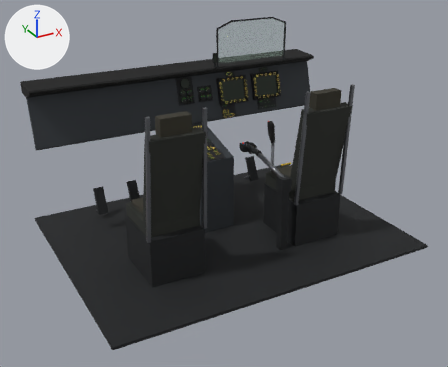
The Blender file assets-src/blend/cockpit_uh60.blend, before and after one commit.
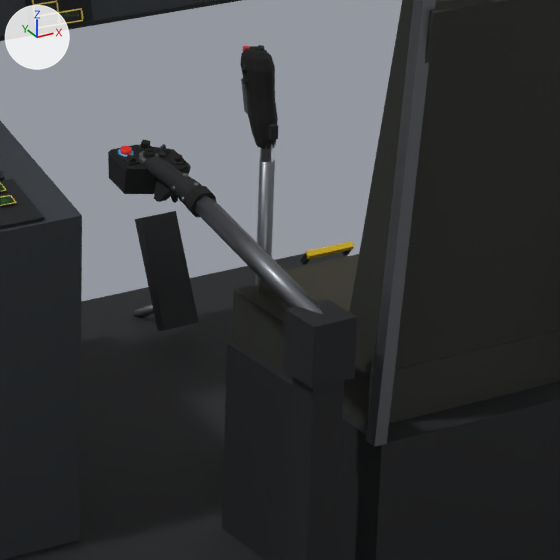
There are two pictures of each version: one whole from a camera (50 mm lens) standing at (-2.375, -3.276, 0.878) and looking at (-0.547, 0.047, -0.783), one close up on the part from 48% to 75% of the width and 30% to 63% of the height. Arrows for +X, +Y and +Z are at upper left; the lights stay in place. The older version's two pictures come first.

The first close-up shows 'cushion_94', 'dark.104', 'dark.107', 'dark.109', 'dark.111', 'dark.112', 'metal_98', 'panel_grey.001', 'seat_93', 'seat_95', 'stick_rubber', 'throttle_arm' and 31 more.
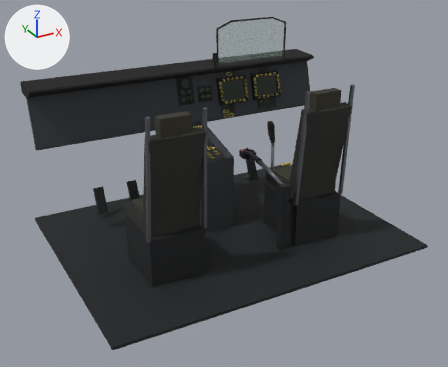
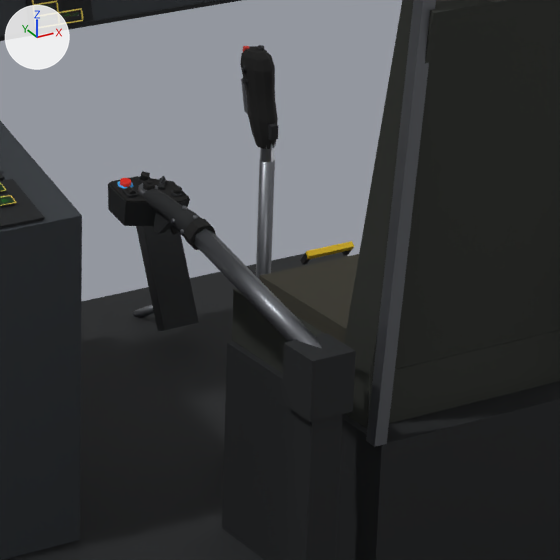
ob_throttle is not drawn itself; it is the parent of ob_throttle_arm, ob_throttle_ring, ob_throttle_grip, ob_throttle_button, ob_throttle_button_001, ob_throttle_button_002, ob_throttle_button_003, ob_throttle_web.

Where the newer file only moved an object's origin or applied its transform, the numbers keep the older frame.

Boxes [x1, y1, x2, y2] around the edits, measured in the close-ups (560 x 560 px):
'dark.111', moved: before [283, 299, 357, 388]; after [282, 333, 356, 422]
'throttle_arm', moved: before [195, 196, 323, 314]; after [194, 229, 322, 348]
'throttle_box', moved: before [108, 150, 191, 194]; after [108, 184, 190, 226]
'throttle_grip', moved: before [143, 157, 202, 206]; after [142, 189, 202, 238]
'throttle_face', moved: before [110, 145, 190, 170]; after [109, 176, 189, 202]
'throttle_ring', moved: before [184, 186, 217, 217]; after [184, 219, 216, 250]
'throttle_web', moved: before [154, 179, 172, 202]; after [153, 212, 171, 234]
'throttle_release', moved: before [120, 146, 132, 155]; after [120, 178, 131, 187]
'throttle_hat', moved: before [143, 148, 156, 158]; after [143, 180, 155, 190]
'throttle_dimmer.001', moved: before [141, 139, 150, 149]; after [140, 171, 150, 181]
'throttle_collar', moved: before [139, 151, 159, 163]; after [138, 183, 158, 195]
'throttle_rocker', moved: before [123, 157, 139, 166]; after [122, 188, 138, 198]
'throttle_ldg.001', moved: before [174, 154, 183, 162]; after [173, 186, 182, 194]
'throttle_rocker.001', moved: before [125, 154, 136, 162]; after [125, 187, 136, 194]
'throttle_ldg', moved: before [171, 157, 184, 165]; after [171, 189, 183, 197]
'throttle_slot', moved: before [159, 146, 166, 158]; after [158, 178, 166, 190]
'throttle_lever', moved: before [170, 193, 178, 203]; after [170, 225, 178, 235]
'throttle_ring_lit', moved: before [118, 149, 134, 157]; after [118, 181, 133, 189]
'throttle_toggle', moved: before [160, 144, 166, 152]; after [160, 176, 165, 184]
'throttle_dimmer', moved: before [139, 144, 151, 151]; after [138, 177, 151, 183]
'throttle_hat.001', moved: before [147, 148, 153, 152]; after [147, 180, 152, 184]
'throttle_button.002', moved: before [183, 173, 188, 177]; after [182, 205, 187, 210]
'throttle_button', moved: before [194, 182, 199, 186]; after [193, 215, 198, 219]
'throttle_button.001', moved: before [181, 197, 185, 202]; after [180, 229, 184, 234]

Patch to the scene script:
```diff
--- a/assets-src/blend/cockpit_uh60.blend.py
+++ b/assets-src/blend/cockpit_uh60.blend.py
@@ ob_throttle @@
 ob_throttle.parent = ob_cockpit
-ob_throttle.location = (-0.27, 0.12, -0.62)
+ob_throttle.location = (-0.27, 0.12, -0.67)
@@ ob_dark_111 @@
 ob_dark_111.parent = ob_cockpit
-ob_dark_111.location = (-0.27, -0.25, -0.73)
+ob_dark_111.location = (-0.27, -0.25, -0.78)
```
